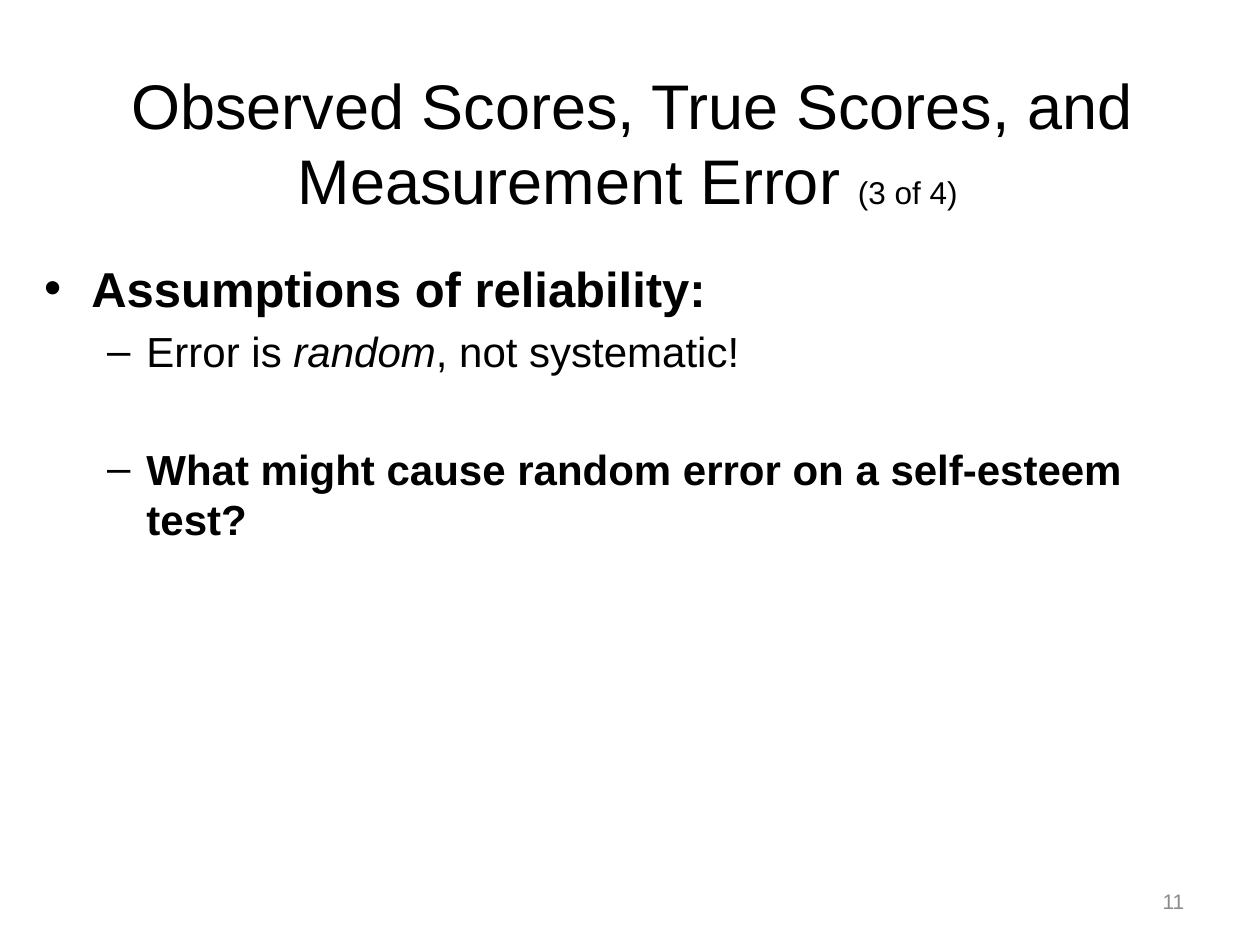
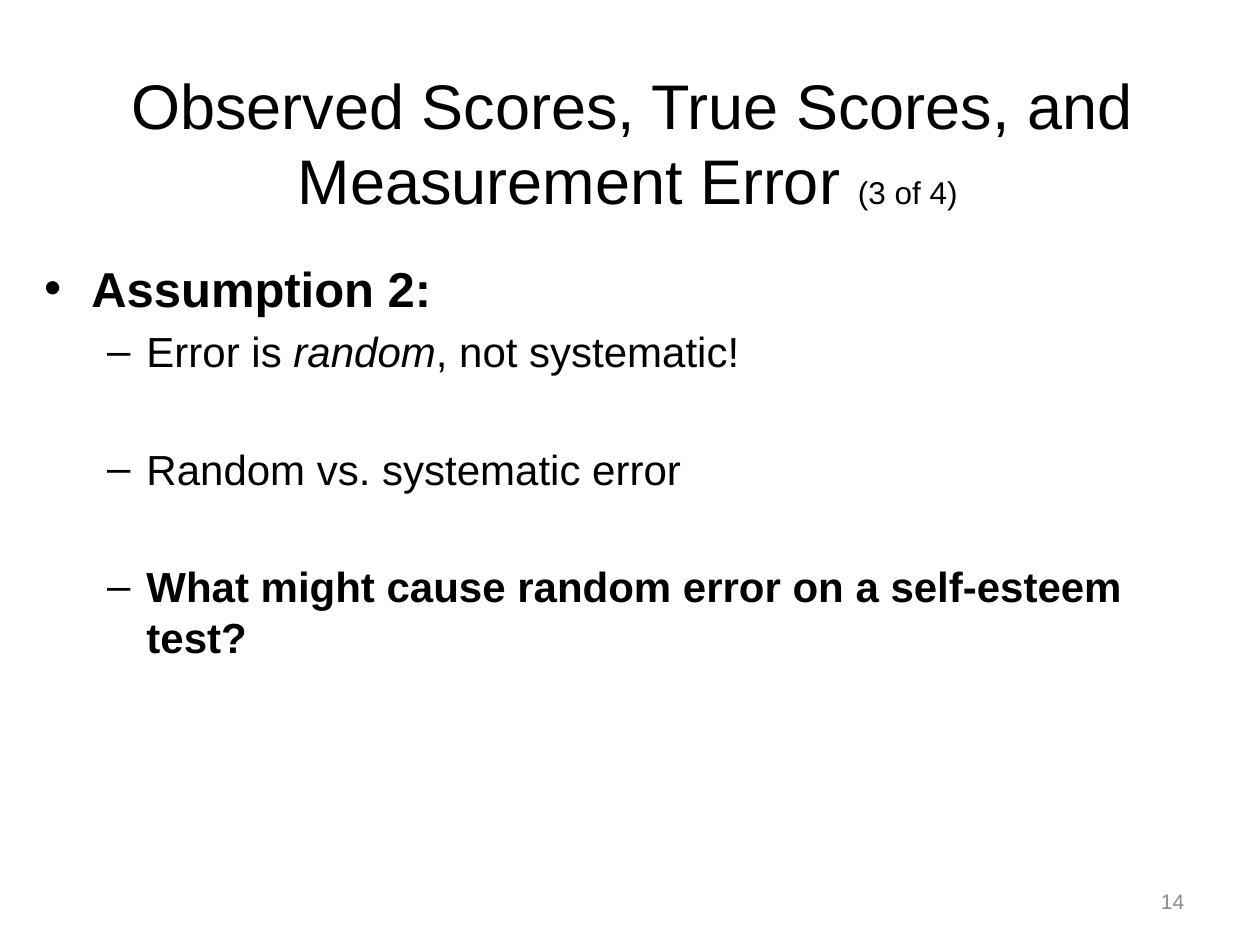
Before and after one commit to npm27/Teaching-Materials, a slide deck: slide 14 of Tests and Eval/Fall 25/Slides/5 Chapter 5.pptx (slide 11 before the commit). Drawn at 1260x945 pixels with LibreOffice and Linux fonts; fonts in the diff are those of the drawing. Boxes give left, top, right and bottom in pixels: in the first picture for what was removed or moved away, otherwise in the second. Text is boxed around its words. In the diff, an @@ line names an element or a change of style, - is before the commit and + after.

```diff
--- a/Tests and Eval/Fall 25/Slides/5 Chapter 5.pptx
+++ b/Tests and Eval/Fall 25/Slides/5 Chapter 5.pptx
@@ text at <box>91,271,432,317</box>: text changed @@
-• Assumptions of reliability:
+• Assumption 2:
@@ text at <box>146,454,681,493</box>: paragraph added @@
+  – Random vs. systematic error
@@ page number at <box>1161,894,1184,909</box>: text changed @@
-11
+14
```
Also in this commit, not shown: 3 other slides changed, 4 slides added, 39 other files.
